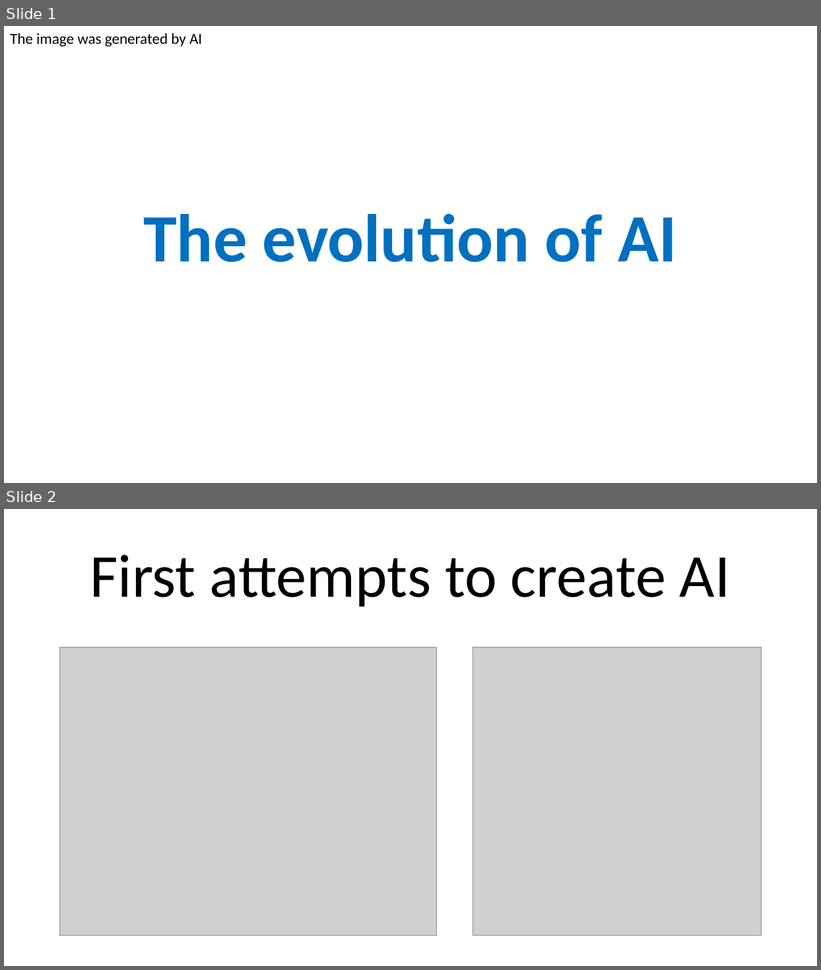
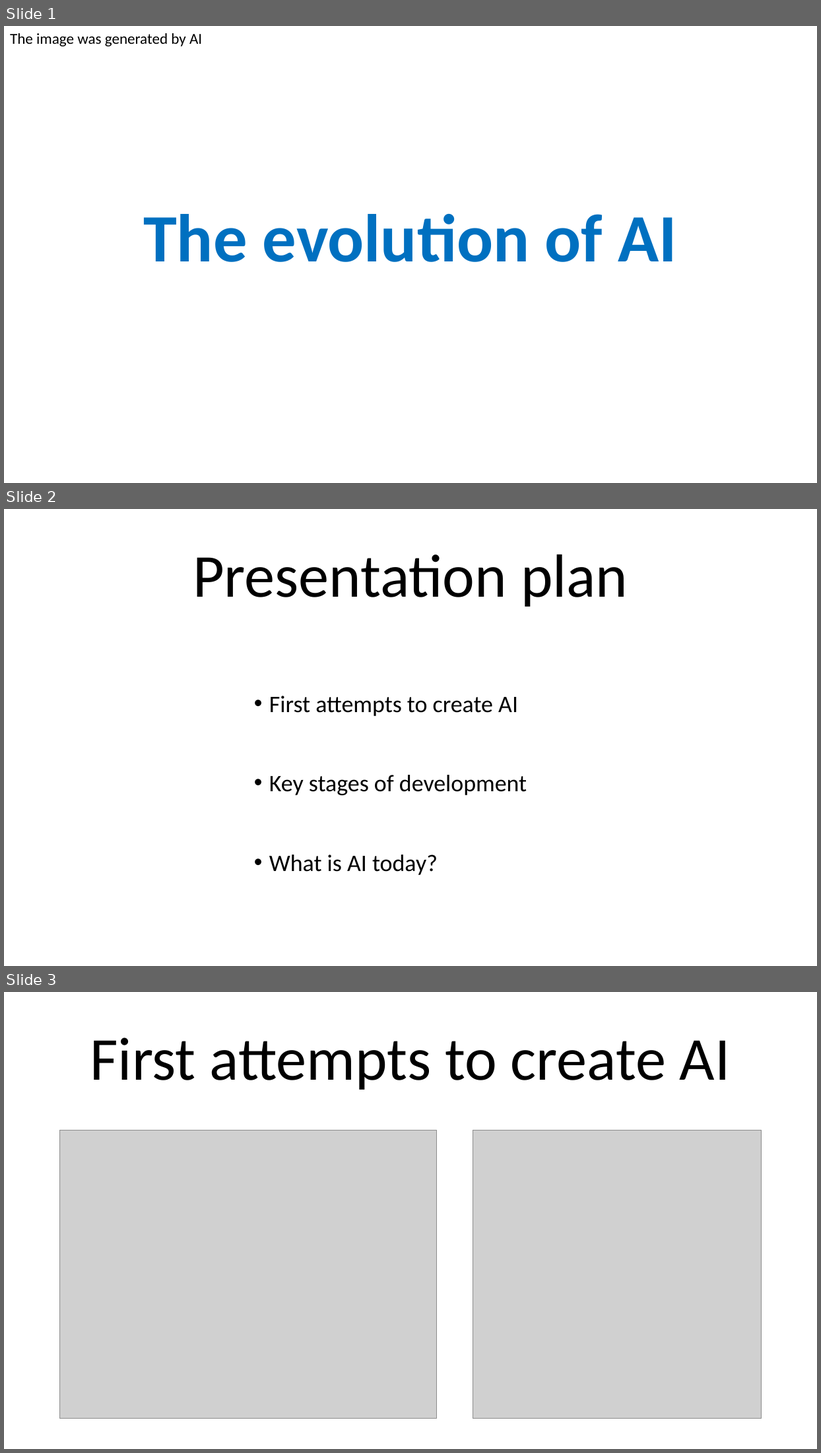
Before and after one commit to KeroDeep/Education, a slide deck: Novosibirsk_State_University/Английский язык/7 семестр/Homework/Digital technologies.pptx. Shown one above the other, each under a label of ours: slides 1 and 2 before the commit, slides 1, 2 and 3 after it. The pictures are 821x970 and 821x1453 pixels, drawn with LibreOffice and Linux fonts; fonts in the diff are those of the drawing; grey boxes stand for pictures; background and template pictures are left out. Boxes give left, top, right and bottom in pixels: in the first picture for what was removed or moved away, otherwise in the second. Text is boxed around its words. In the diff, an @@ line names an element or a change of style, - is before the commit and + after.

Commit message:
Upload english presentation

```diff
--- a/Novosibirsk_State_University/Английский язык/7 семестр/Homework/Digital technologies.pptx
+++ b/Novosibirsk_State_University/Английский язык/7 семестр/Homework/Digital technologies.pptx
@@ slide 2 added at (4, 509, 817, 966), background #FFFFFF @@
@@ title added at (193, 555, 628, 607), 72 pt, text #000000 @@
+Presentation plan
@@ text added at (269, 696, 527, 875), 28 pt, text #000000 @@
+• First attempts to create AI
+• Key stages of development
+• What is AI today?
@@ what was slide 2 is now slide 3 @@
```
